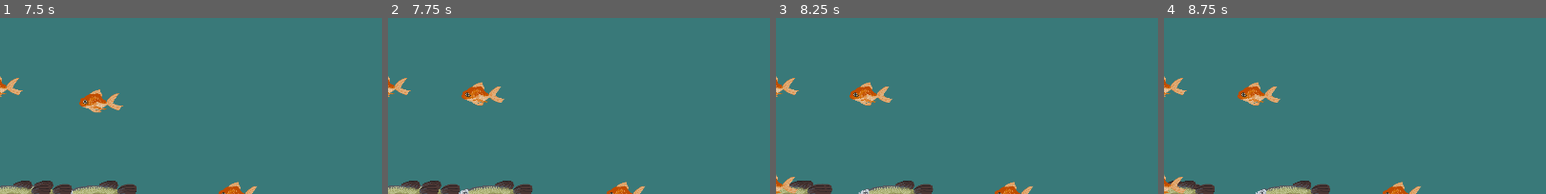
Above: before the commit, frames 1-4 (left to right).
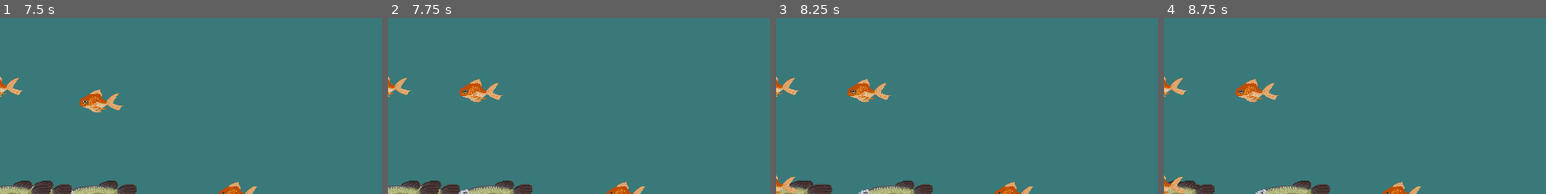
Above: after the commit, the same moments.

Repository: RajwolChapagain/Fishing-Mini-Game
Game: Godot game, scene res://main.tscn
Two runs of this game, one before a commit and one after it. Both use one fixed random seed, a clock stepped at 60 frames per second and the inputs below. The engine's default icon, where the game draws it, is replaced by a stand-in: a white triangle on a blue panel in a dark square.
Inputs (mouse positions are % of the whole screen's width and height, from its top left):
- Up to frame 1 (7.5 s): tap Enter at 0.5, 2.75, 4.25 s; move the mouse to (72, 33) at 0.52 s; press the mouse at (72, 33) at 0.53 s; move the mouse to (30, 45) at 1.27 s; release the mouse at (30, 45) at 1.28 s; click (30, 45) at 1.35 s; tap Space at 2, 3.5, 5 s; move the mouse to (60, 13) at 2.02 s; press the mouse at (60, 13) at 2.03 s; move the mouse to (45, 64) at 2.77 s; release the mouse at (45, 64) at 2.78 s; click (45, 64) at 2.85 s; move the mouse to (80, 58) at 3.52 s; press the mouse at (80, 58) at 3.53 s; move the mouse to (20, 21) at 4.27 s; release the mouse at (20, 21) at 4.28 s; click (20, 21) at 4.35 s; move the mouse to (55, 39) at 5.02 s; press the mouse at (55, 39) at 5.03 s; move the mouse to (35, 9) at 5.77 s; release the mouse at (35, 9) at 5.78 s; click (35, 9) at 5.85 s; move the mouse to (72, 33) at 6.52 s; press the mouse at (72, 33) at 6.53 s; move the mouse to (30, 45) at 7.27 s; release the mouse at (30, 45) at 7.28 s; click (30, 45) at 7.35 s
- Up to frame 2 (7.75 s): no input
- Up to frame 3 (8.25 s): move the mouse to (60, 13) at 8.02 s; press the mouse at (60, 13) at 8.03 s
- Up to frame 4 (8.75 s): no input
The pictures show only the part of the screen within x 0-50%, y 50-100%; the shares and areas given below are measured in that part.

Frame 1 is identical in both runs. In frame 2, 0.9% of the frame differs, in the area x 18-31%, y 34-50%; in frame 3, 0.9%; in frame 4, 0.9%.

Commit message:
Make line pullable only after enough clicks

Diff:
--- a/Spawner.gd
+++ b/Spawner.gd
@@ -5,6 +5,8 @@
 
 var water_level
 var shore_line
+
+signal fish_spawned(fish)
 
 func _on_timeout():
 	if fishes.size() != 0:
@@ -15,3 +17,4 @@
 		fish.set_water_level(water_level)
 		fish.set_shore_line(shore_line)
 		add_child(fish)
+		fish_spawned.emit(fish)
--- a/fish.gd
+++ b/fish.gd
@@ -10,6 +10,9 @@
 var shore_line = 1000
 var hooked = false
 
+signal fish_hooked(clicks_to_catch)
+signal fish_escaped(clicks_to_catch)
+
 func _ready():
 	$EscapeTimer.wait_time = escape_time
 
@@ -21,7 +24,7 @@
 func move_to_target():
 	var direction = global_position.direction_to(target)
 
-	if global_position.distance_to(target) > 10:
+	if global_position.distance_to(target) > 2:
 		global_position += speed * direction * get_physics_process_delta_time()
 
 func _on_vision_radius_area_entered(area):
@@ -47,8 +50,10 @@
 		hooked = true
 		$MoveTimer.stop()
 		$EscapeTimer.start()
+		fish_hooked.emit(clicks_to_catch)
 
 func _on_escape_timer_timeout():
 	hooked = false
 	target += Vector2(-400, 400)
 	$MoveTimer.start()
+	fish_escaped.emit(clicks_to_catch)
--- a/fisherman.gd
+++ b/fisherman.gd
@@ -2,11 +2,20 @@
 
 var water_level = global_position.y
 var is_thrown = false
+var fish_hooked = false
+var clicks_to_pull = 0:
+	get:
+		return clicks_to_pull
+	set(value):
+		clicks_to_pull = clamp(value, 0, 100)
 
 func _input(event):
 	if event.is_action_pressed("throw_line"):
 		if is_thrown:
-			pull_fishing_line()
+			if clicks_to_pull == 0:
+				pull_fishing_line()
+			else:
+				clicks_to_pull -= 1
 		else:
 			throw_fishing_line(get_global_mouse_position())
 
@@ -18,3 +27,13 @@
 func pull_fishing_line():
 	$Bobber.position = $Marker2D.position
 	is_thrown = false
+
+func _on_bobber_area_entered(area):
+	if area.is_in_group("fish"):
+		fish_hooked = true
+
+func increment_clicks_to_pull(clicks):
+	clicks_to_pull += clicks
+
+func decrement_clicks_to_pull(clicks):
+	clicks_to_pull -= clicks
--- a/fisherman.tscn
+++ b/fisherman.tscn
@@ -22,3 +22,5 @@
 
 [node name="CollisionShape2D" type="CollisionShape2D" parent="Bobber"]
 shape = SubResource("CircleShape2D_qbt2u")
+
+[connection signal="area_entered" from="Bobber" to="." method="_on_bobber_area_entered"]
--- a/level1/fish.tscn
+++ b/level1/fish.tscn
@@ -9,9 +9,10 @@
 [sub_resource type="CircleShape2D" id="CircleShape2D_oh6cj"]
 radius = 246.002
 
-[node name="Fish" type="Area2D"]
+[node name="Fish" type="Area2D" groups=["fish", "small_fish"]]
 script = ExtResource("1_6mocm")
 speed = 200
+clicks_to_catch = 5
 
 [node name="Sprite2D" type="Sprite2D" parent="."]
 texture = ExtResource("2_edqwc")
@@ -30,7 +31,7 @@
 wait_time = 5.0
 autostart = true
 
-[node name="EscapeTimer" type="Timer" parent="."]
+[node name="EscapeTimer" type="Timer" parent="." groups=["fish", "small_fish"]]
 
 [connection signal="area_entered" from="." to="." method="_on_area_entered"]
 [connection signal="area_entered" from="VisionRadius" to="." method="_on_vision_radius_area_entered"]
--- a/level1/level_1.gd
+++ b/level1/level_1.gd
@@ -3,3 +3,13 @@
 func _ready():
 	$Spawner.water_level = $Water.global_position.y - $Water.texture.get_height() / 2
 	$Spawner.shore_line = $Shore.global_position.x - $Shore.texture.get_width() / 2
+
+func on_fish_hooked(clicks):
+	$Fisherman.increment_clicks_to_pull(clicks)
+
+func on_fish_escaped(clicks):
+	$Fisherman.decrement_clicks_to_pull(clicks)
+
+func _on_spawner_fish_spawned(fish):
+	fish.fish_hooked.connect(on_fish_hooked)
+	fish.fish_escaped.connect(on_fish_escaped)
--- a/level1/level_1.tscn
+++ b/level1/level_1.tscn
@@ -24,3 +24,5 @@
 [node name="Water" type="Sprite2D" parent="."]
 position = Vector2(810, 744)
 texture = ExtResource("4_fjsdl")
+
+[connection signal="fish_spawned" from="Spawner" to="." method="_on_spawner_fish_spawned"]
--- a/level1/medium_fish_l_1.tscn
+++ b/level1/medium_fish_l_1.tscn
@@ -3,8 +3,8 @@
 [ext_resource type="PackedScene" uid="uid://bvawk2vpl1hjl" path="res://level1/fish.tscn" id="1_xku44"]
 [ext_resource type="Texture2D" uid="uid://b2ic1uxpe3v7s" path="res://level1/arowana_L1.png" id="2_3ena5"]
 
-[node name="MediumFishL1" instance=ExtResource("1_xku44")]
-clicks_to_catch = 2
+[node name="MediumFishL1" groups=["medium_fish"] instance=ExtResource("1_xku44")]
+clicks_to_catch = 10
 
 [node name="Sprite2D" parent="." index="0"]
 texture = ExtResource("2_3ena5")
